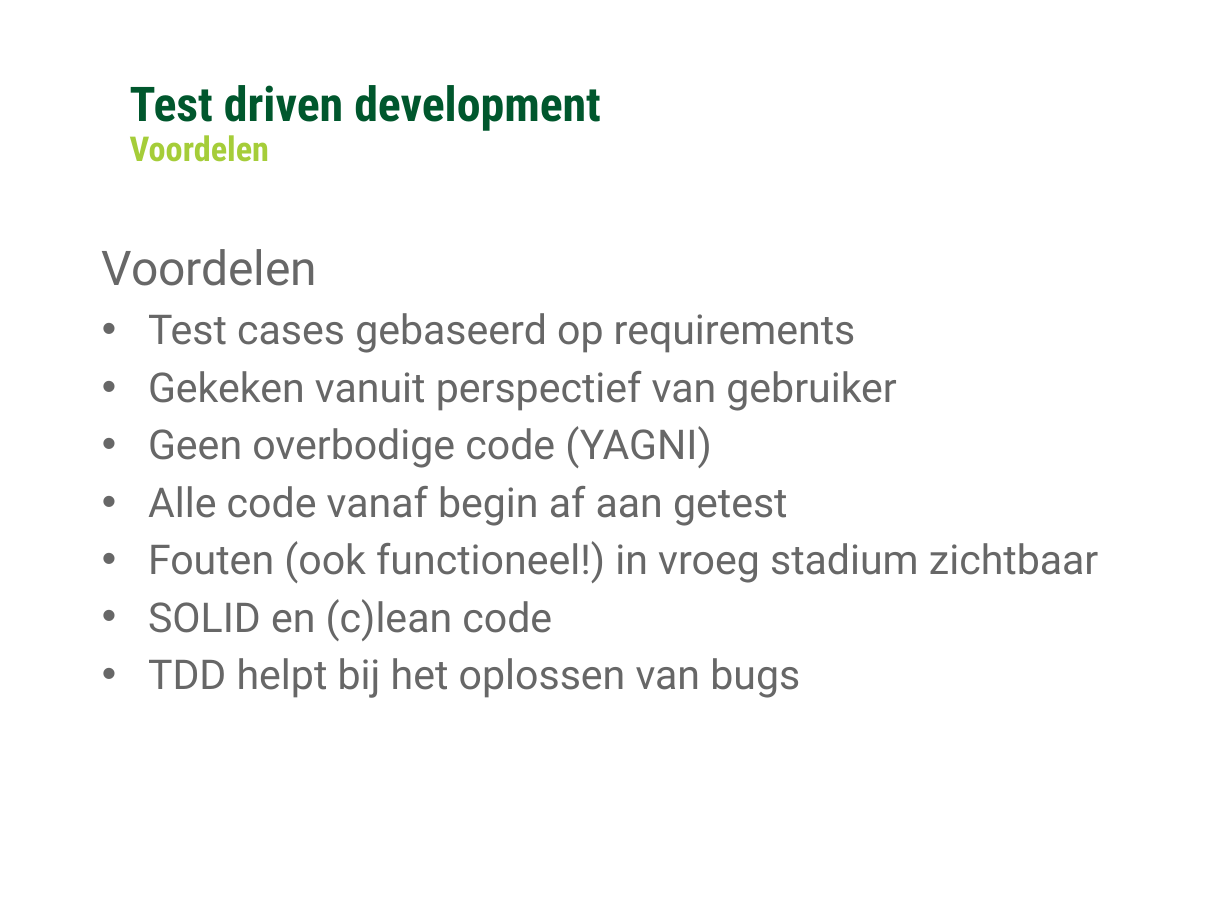
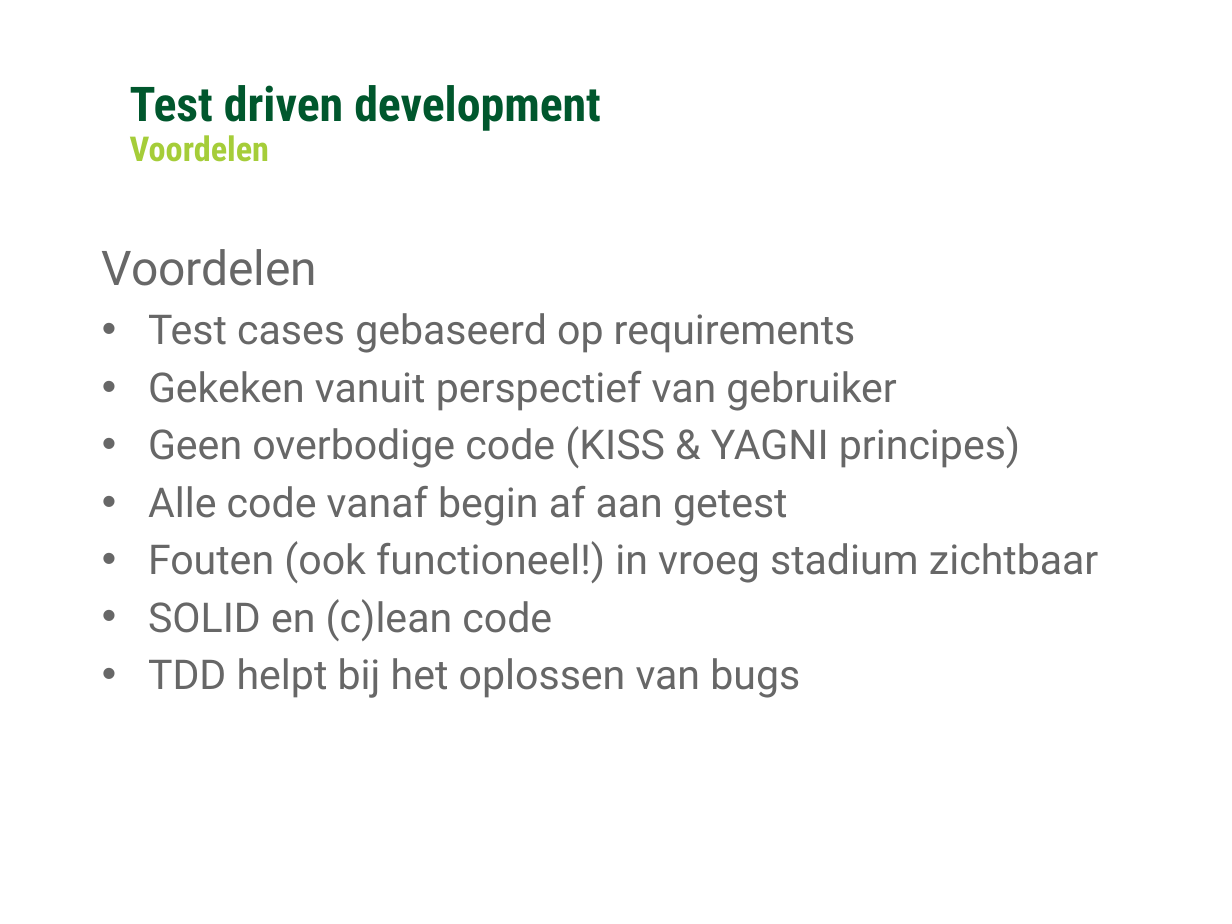
Before and after one commit to Ozindar/GCUnitTestDojo, a slide deck: slide 5 of warehouse/Coding Kata - TDD Extending the Warehouse.pptx. Drawn at 1232x924 pixels with LibreOffice and Linux fonts; fonts in the diff are those of the drawing; background and template pictures are left out. Boxes give left, top, right and bottom in pixels: in the first picture for what was removed or moved away, otherwise in the second. Text is boxed around its words. In the diff, an @@ line names an element or a change of style, - is before the commit and + after.

```diff
--- a/warehouse/Coding Kata - TDD Extending the Warehouse.pptx
+++ b/warehouse/Coding Kata - TDD Extending the Warehouse.pptx
@@ text at (148,426,1020,468): text changed @@
-• Geen overbodige code (YAGNI)
+• Geen overbodige code (KISS & YAGNI principes)
```
Also in this commit, not shown: 11 other slides changed, 1 slide added, 2 slides removed, 22 other files.
